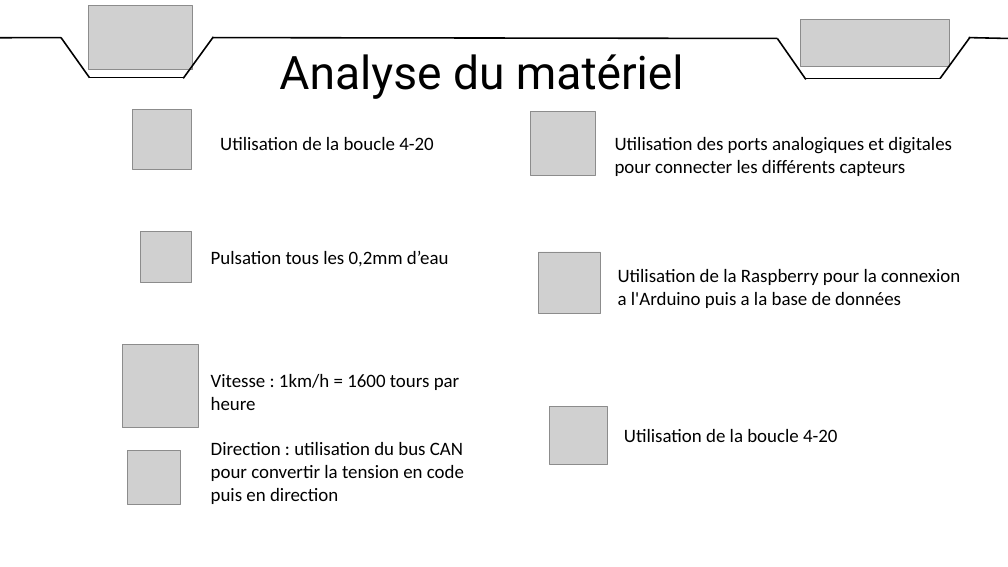
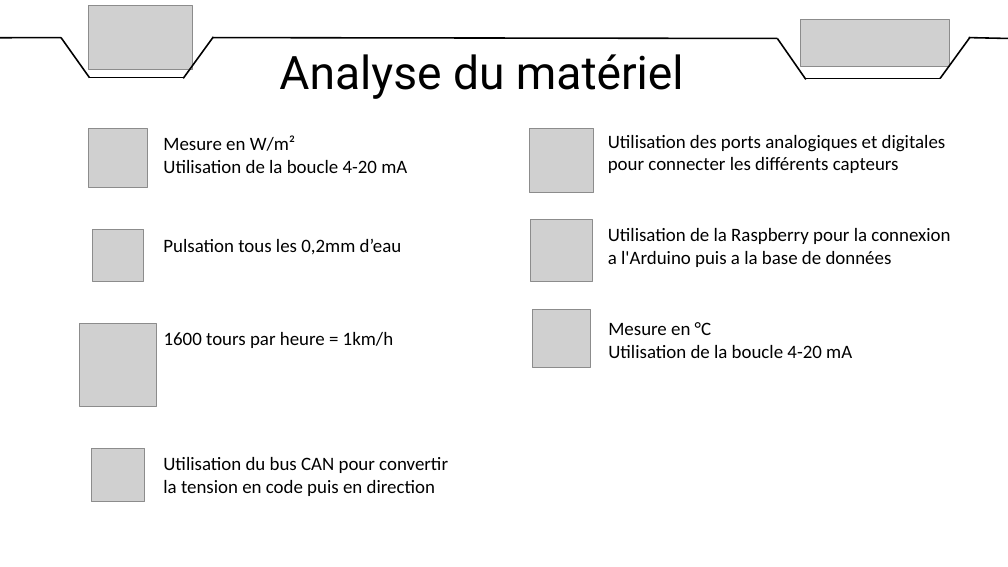
Before and after one commit to DylanChe/SupervisionSerre, a slide deck: slide 10 of oral_projet/revue_2/diaporama_revue_2_dylan.pptx. Drawn at 1008x567 pixels with LibreOffice and Linux fonts; fonts in the diff are those of the drawing; grey boxes stand for pictures. Boxes give left, top, right and bottom in pixels: in the first picture for what was removed or moved away, otherwise in the second. Text is boxed around its words. In the diff, an @@ line names an element or a change of style, - is before the commit and + after.

Commit message:
MAJ Diapo

```diff
--- a/oral_projet/revue_2/diaporama_revue_2_dylan.pptx
+++ b/oral_projet/revue_2/diaporama_revue_2_dylan.pptx
@@ picture: place and size @@
-picture at (132,110,191,169)
+picture at (88,129,147,188)
@@ text at (163,135,407,173): text changed @@
-Utilisation de la boucle 4-20
+Mesure en W/m²
+Utilisation de la boucle 4-20 mA
@@ picture: place and size @@
-picture at (531,111,595,175)
+picture at (529,129,594,193)
@@ text "Utilisation des ports analogiques et ...": place and size @@
-text "Utilisation des ports analogiques et ..." at (615,137,952,176)
+text "Utilisation des ports analogiques et ..." at (608,135,946,173)
@@ picture: place and size @@
-picture at (140,231,191,283)
+picture at (92,229,144,281)
@@ text "Pulsation tous les 0,2mm d’eau": place and size @@
-text "Pulsation tous les 0,2mm d’eau" at (211,251,449,266)
+text "Pulsation tous les 0,2mm d’eau" at (163,239,402,255)
@@ picture: place and size @@
-picture at (539,252,601,314)
+picture at (531,219,593,281)
@@ text "Utilisation de la Raspberry pour ...": place and size @@
-text "Utilisation de la Raspberry pour ..." at (618,269,960,308)
+text "Utilisation de la Raspberry pour ..." at (608,228,950,267)
@@ picture: place and size @@
-picture at (123,345,199,428)
+picture at (79,323,156,406)
@@ picture: place and size @@
-picture at (549,406,607,464)
+picture at (533,309,591,368)
@@ text at (608,322,852,358): text changed @@
-Utilisation de la boucle 4-20
+Mesure en °C
+Utilisation de la boucle 4-20 mA
@@ text added at (164,332,393,348), 18 pt, text #000000 @@
+1600 tours par heure = 1km/h
@@ picture: place and size @@
-picture at (127,451,181,504)
+picture at (91,448,144,502)
@@ text at (163,457,448,496): text changed @@
-Vitesse : 1km/h = 1600 tours par heure
-Direction : utilisation du bus CAN pour convertir la tension en code puis en direction
+Utilisation du bus CAN pour convertir la tension en code puis en direction
```
